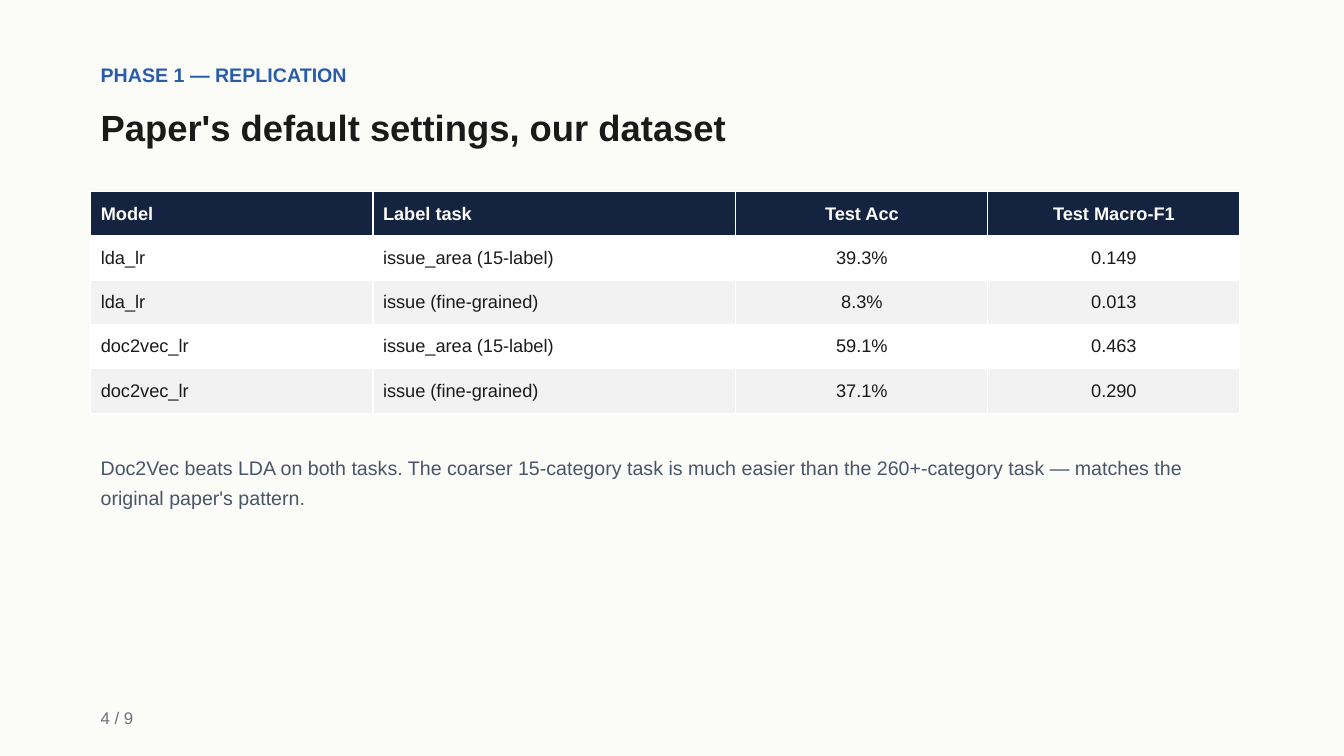
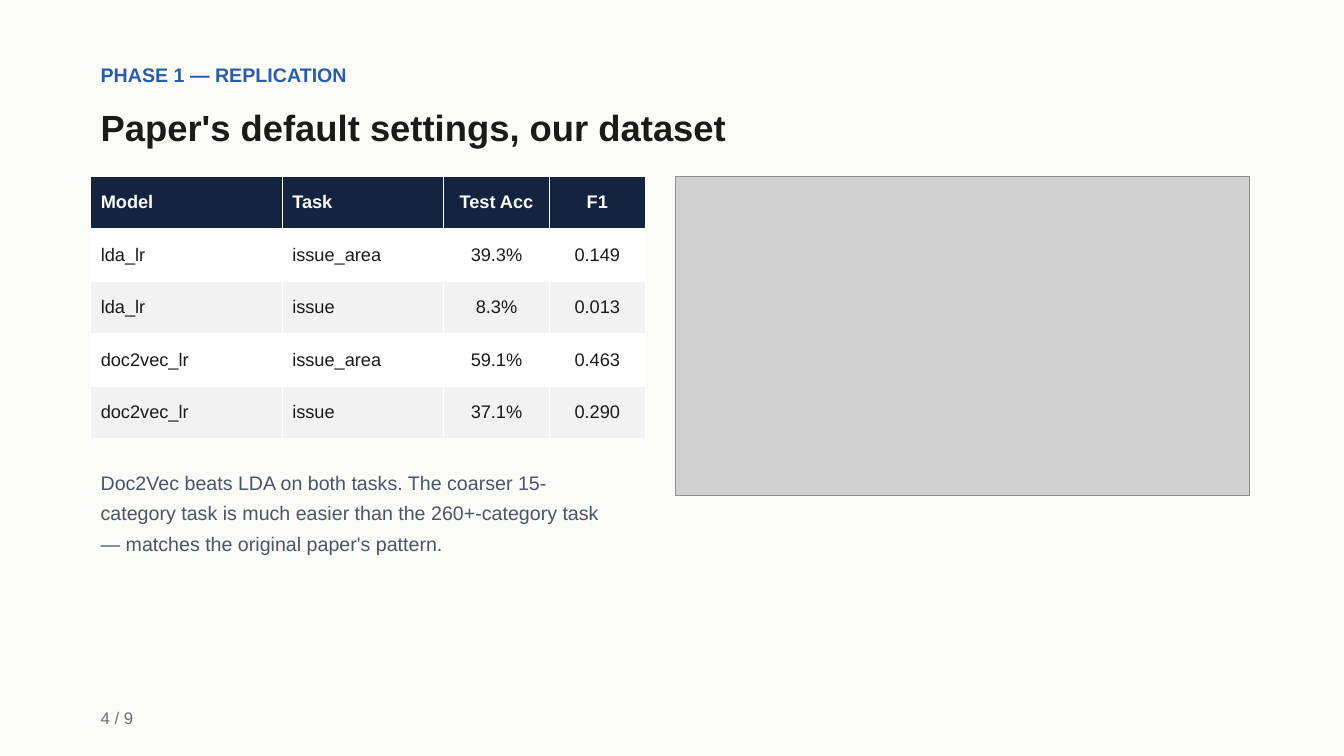
Before and after one commit to amogh-herle/ML-MINI-PROJECT, a slide deck: slide 5 of report/slides.pptx. Drawn at 1344x756 pixels with LibreOffice and Linux fonts; fonts in the diff are those of the drawing; grey boxes stand for pictures. Boxes give left, top, right and bottom in pixels: in the first picture for what was removed or moved away, otherwise in the second. Text is boxed around its words. In the diff, an @@ line names an element or a change of style, - is before the commit and + after.

Commit message:
Polish slide deck: embed charts, add icon/accent graphics
- src/make_report_assets.py: charts restyled to the deck's own palette
  (navy/accent-blue/green), bold data labels, cleaner spines
- src/make_slides_pptx.py:
  - Phase 1/2/3 slides now show the actual chart image next to a compact
    table, instead of a table-only layout
  - accent-bar top strip on every card for visual rhythm
  - cover slide gets a circular 68.8% headline badge + thin accent bar
  - conclusions slide switched from plain bullets to checkmark badges
  - fixed card return value + shape-index bug the badge/accent additions
    exposed on the insights slide

```diff
--- a/report/slides.pptx
+++ b/report/slides.pptx
@@ table at <box>91,176,645,439</box> @@
-row 1, column 2: Label task
+row 1, column 2: Task
-row 1, column 4: Test Macro-F1
+row 1, column 4: F1
-row 2, column 2: issue_area (15-label)
+row 2, column 2: issue_area
-row 3, column 2: issue (fine-grained)
+row 3, column 2: issue
-row 4, column 2: issue_area (15-label)
+row 4, column 2: issue_area
-row 5, column 2: issue (fine-grained)
+row 5, column 2: issue
@@ table: place and size @@
-table at <box>91,192,1240,413</box>
+table at <box>91,176,645,439</box>
@@ picture added at <box>676,176,1250,496</box> @@
@@ text "Doc2Vec beats LDA on both ..." rewrapped from <box>101,461,1181,509</box> to <box>101,476,599,555</box> @@
```
Also in this commit, not shown: 8 other slides changed, 5 other files.
